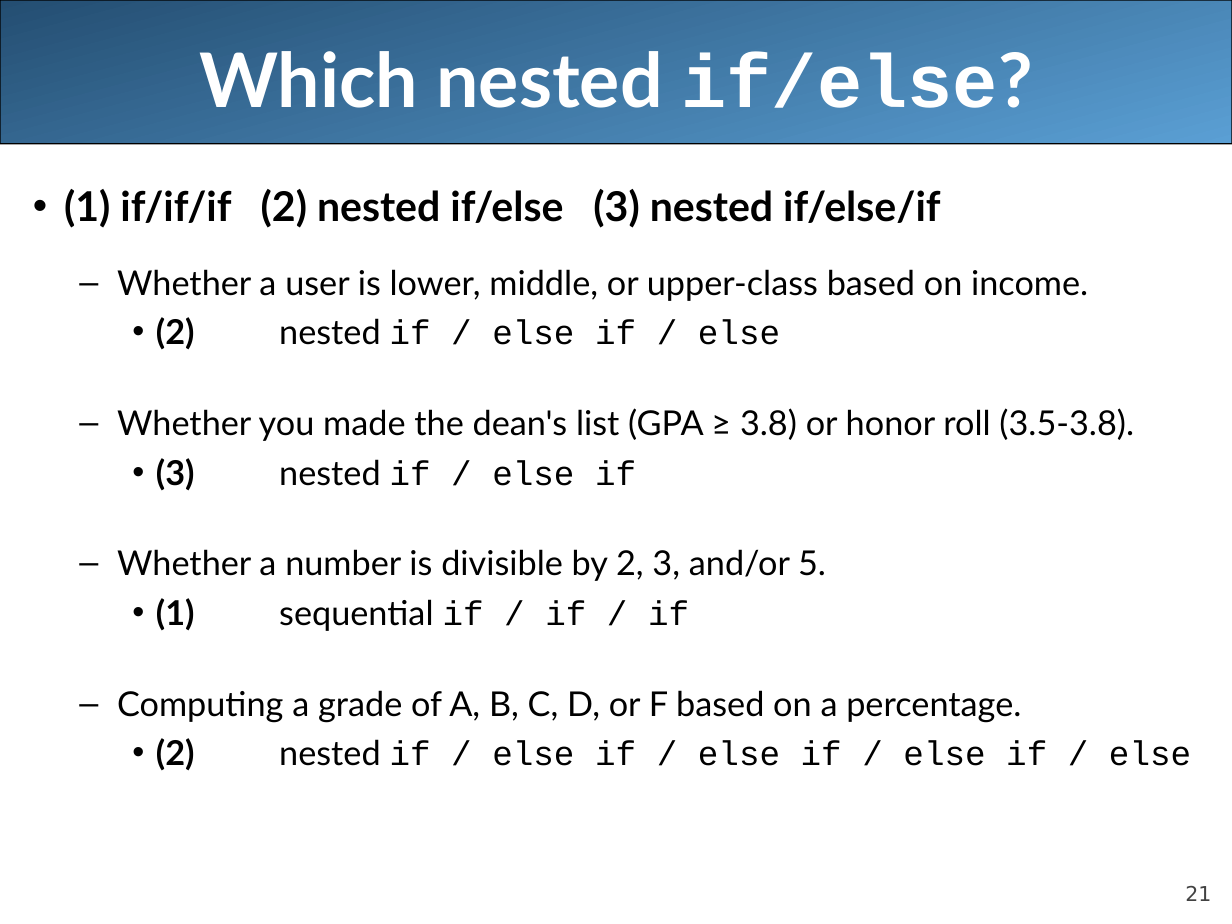
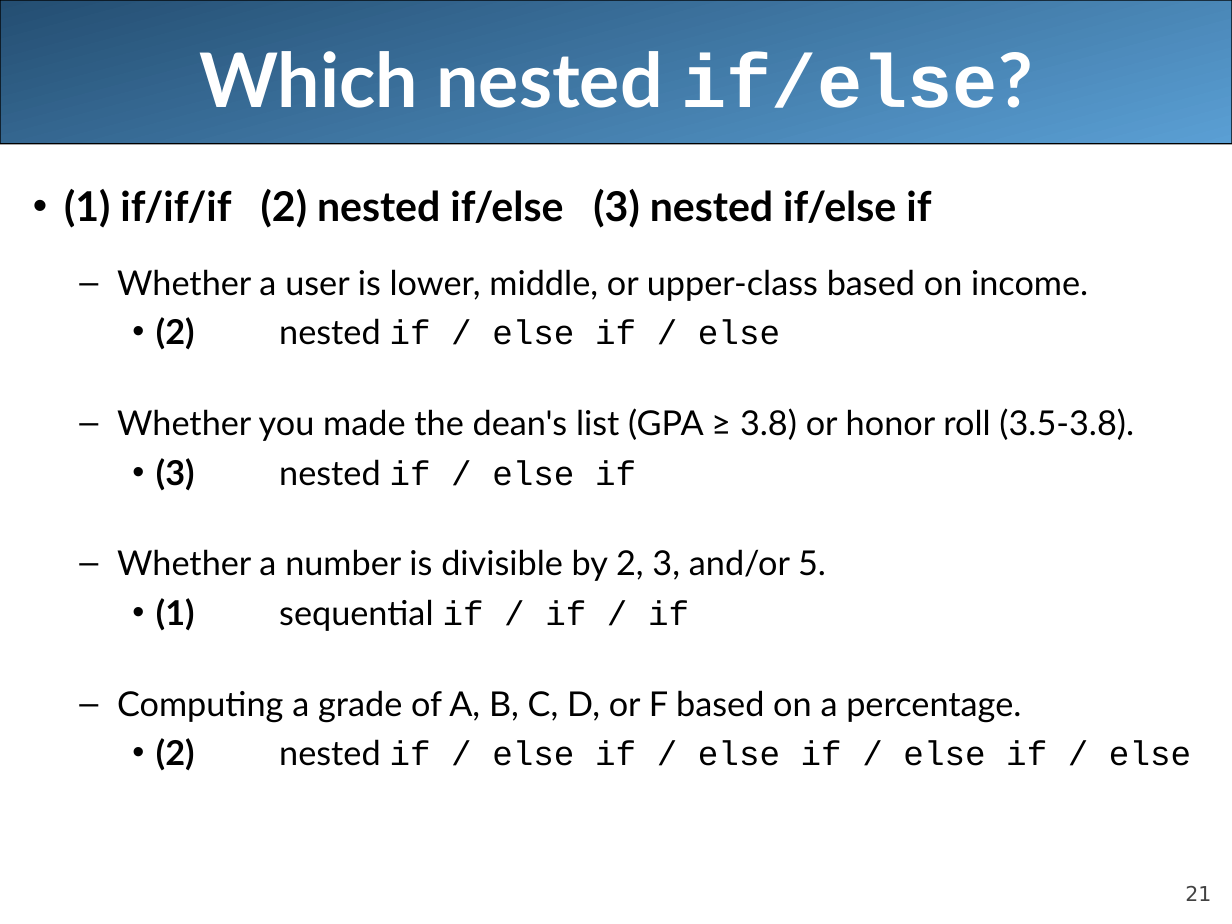
Before and after one commit to LongBaoNguyen/longbaonguyen.github.io, a slide deck: slide 21 of courses/apcsa/lecture8.ppt. Drawn at 1232x924 pixels with LibreOffice and Linux fonts; fonts in the diff are those of the drawing. Boxes give left, top, right and bottom in pixels: in the first picture for what was removed or moved away, otherwise in the second. Text is boxed around its words. In the diff, an @@ line names an element or a change of style, - is before the commit and + after.

```diff
--- a/courses/apcsa/lecture8.ppt
+++ b/courses/apcsa/lecture8.ppt
@@ text at box(64, 189, 931, 228): text changed @@
-• (1) if/if/if (2) nested if/else (3) nested if/else/if
+• (1) if/if/if (2) nested if/else (3) nested if/else if
```
Also in this commit, not shown: 4 other slides changed, 4 other files.
